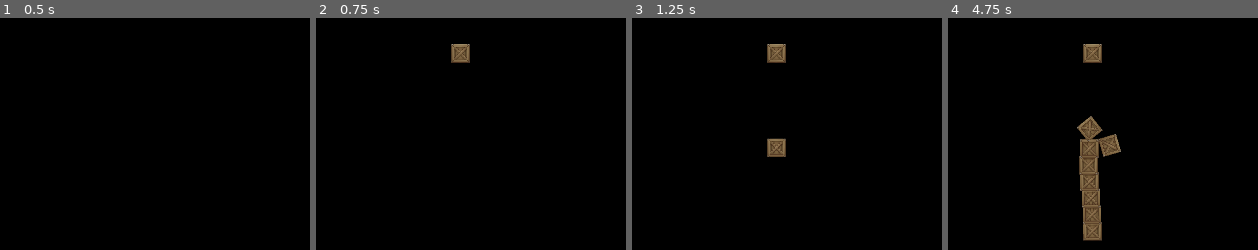
Above: before the commit, frames 1-4 (left to right).
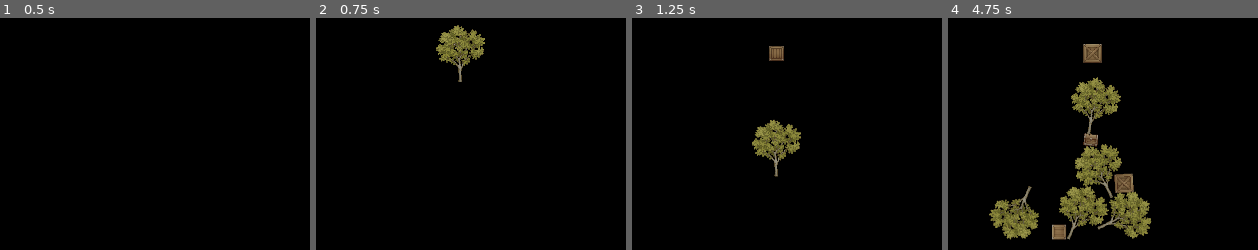
Above: after the commit, the same moments.

Repository: adudewithapc/piktiv-autumn-game-jam-2024
Game: Godot game, scene res://Scenes/Level.tscn
Two runs of this game, one before a commit and one after it. Both use one fixed random seed, a clock stepped at 60 frames per second and the inputs below. This scene is started directly instead of the project's main scene.
Inputs:
- Up to frame 1 (0.5 s): no input
- Up to frame 2 (0.75 s): tap Enter at 0.5 s; hold Right (first_move_right) from 0.53 s (still down)
- Up to frame 3 (1.25 s): keep holding Right (first_move_right); tap Space (jump) at 0.77 s
- Up to frame 4 (4.75 s): release Right (first_move_right) at 1.28 s; hold Left (first_move_left) 1.28-2.03 s; tap Space (jump) at 1.52, 3.02, 3.77, 4.52 s; hold Right (first_move_right) 2.03-3.53 s; hold Left (first_move_left) from 3.53 s (still down)

Frame 1 is identical in both runs. In frame 2, 1.8% of the frame differs, in the area x 38-55%, y 3-28%; in frame 3, 2.2%; in frame 4, 11%, in the area x 13-66%, y 25-97%.

Commit message:
More props

Diff:
--- a/Art/VillageProps/Props.tres
+++ b/Art/VillageProps/Props.tres
@@ -4,4 +4,4 @@
 
 [resource]
 atlas = ExtResource("1_bs0lw")
-region = Rect2(42, 19, 45, 45)
+region = Rect2(0, 0, 1024, 1024)
--- /dev/null
+++ b/Props/Block1.tscn
@@ -0,0 +1,20 @@
+[gd_scene load_steps=4 format=3 uid="uid://maxy7veb1cqc"]
+
+[ext_resource type="Texture2D" uid="uid://bk7u7jebxcug7" path="res://Art/VillageProps/Props.tres" id="1_dmfx1"]
+
+[sub_resource type="PhysicsMaterial" id="PhysicsMaterial_vdv4i"]
+
+[sub_resource type="RectangleShape2D" id="RectangleShape2D_mnmb7"]
+size = Vector2(42, 42)
+
+[node name="Block" type="RigidBody2D"]
+physics_material_override = SubResource("PhysicsMaterial_vdv4i")
+
+[node name="CollisionShape2D" type="CollisionShape2D" parent="."]
+shape = SubResource("RectangleShape2D_mnmb7")
+
+[node name="Sprite2D" type="Sprite2D" parent="CollisionShape2D"]
+texture_filter = 1
+texture = ExtResource("1_dmfx1")
+region_enabled = true
+region_rect = Rect2(42, 19, 45, 45)
--- /dev/null
+++ b/Props/Block2.tscn
@@ -0,0 +1,20 @@
+[gd_scene load_steps=4 format=3 uid="uid://bjbu5iodbknmp"]
+
+[ext_resource type="Texture2D" uid="uid://bk7u7jebxcug7" path="res://Art/VillageProps/Props.tres" id="1_hj0xs"]
+
+[sub_resource type="PhysicsMaterial" id="PhysicsMaterial_vdv4i"]
+
+[sub_resource type="RectangleShape2D" id="RectangleShape2D_mnmb7"]
+size = Vector2(36, 36)
+
+[node name="Block" type="RigidBody2D"]
+physics_material_override = SubResource("PhysicsMaterial_vdv4i")
+
+[node name="CollisionShape2D" type="CollisionShape2D" parent="."]
+shape = SubResource("RectangleShape2D_mnmb7")
+
+[node name="Sprite2D" type="Sprite2D" parent="CollisionShape2D"]
+texture_filter = 1
+texture = ExtResource("1_hj0xs")
+region_enabled = true
+region_rect = Rect2(127, 29, 35, 35)
--- a/Props/Block.tscn
+++ b/Props/Block3.tscn
@@ -1,11 +1,11 @@
-[gd_scene load_steps=4 format=3 uid="uid://maxy7veb1cqc"]
+[gd_scene load_steps=4 format=3 uid="uid://dbel08wa45ng"]
 
-[ext_resource type="Texture2D" uid="uid://bk7u7jebxcug7" path="res://Art/VillageProps/Props.tres" id="1_5vs32"]
+[ext_resource type="Texture2D" uid="uid://bk7u7jebxcug7" path="res://Art/VillageProps/Props.tres" id="1_a8r2g"]
 
 [sub_resource type="PhysicsMaterial" id="PhysicsMaterial_vdv4i"]
 
 [sub_resource type="RectangleShape2D" id="RectangleShape2D_mnmb7"]
-size = Vector2(40, 40)
+size = Vector2(42, 42)
 
 [node name="Block" type="RigidBody2D"]
 physics_material_override = SubResource("PhysicsMaterial_vdv4i")
@@ -15,4 +15,6 @@
 
 [node name="Sprite2D" type="Sprite2D" parent="CollisionShape2D"]
 texture_filter = 1
-texture = ExtResource("1_5vs32")
+texture = ExtResource("1_a8r2g")
+region_enabled = true
+region_rect = Rect2(42, 19, 45, 45)
--- /dev/null
+++ b/Props/Block4.tscn
@@ -0,0 +1,20 @@
+[gd_scene load_steps=4 format=3 uid="uid://daqd5l4054fcj"]
+
+[ext_resource type="Texture2D" uid="uid://bk7u7jebxcug7" path="res://Art/VillageProps/Props.tres" id="1_8cr27"]
+
+[sub_resource type="PhysicsMaterial" id="PhysicsMaterial_vdv4i"]
+
+[sub_resource type="RectangleShape2D" id="RectangleShape2D_mnmb7"]
+size = Vector2(42, 42)
+
+[node name="Block" type="RigidBody2D"]
+physics_material_override = SubResource("PhysicsMaterial_vdv4i")
+
+[node name="CollisionShape2D" type="CollisionShape2D" parent="."]
+shape = SubResource("RectangleShape2D_mnmb7")
+
+[node name="Sprite2D" type="Sprite2D" parent="CollisionShape2D"]
+texture_filter = 1
+texture = ExtResource("1_8cr27")
+region_enabled = true
+region_rect = Rect2(42, 19, 45, 45)
--- /dev/null
+++ b/Props/Block5.tscn
@@ -0,0 +1,20 @@
+[gd_scene load_steps=4 format=3 uid="uid://dacm6swif28pj"]
+
+[ext_resource type="Texture2D" uid="uid://bk7u7jebxcug7" path="res://Art/VillageProps/Props.tres" id="1_sllfq"]
+
+[sub_resource type="PhysicsMaterial" id="PhysicsMaterial_vdv4i"]
+
+[sub_resource type="RectangleShape2D" id="RectangleShape2D_mnmb7"]
+size = Vector2(42, 42)
+
+[node name="Block" type="RigidBody2D"]
+physics_material_override = SubResource("PhysicsMaterial_vdv4i")
+
+[node name="CollisionShape2D" type="CollisionShape2D" parent="."]
+shape = SubResource("RectangleShape2D_mnmb7")
+
+[node name="Sprite2D" type="Sprite2D" parent="CollisionShape2D"]
+texture_filter = 1
+texture = ExtResource("1_sllfq")
+region_enabled = true
+region_rect = Rect2(42, 19, 45, 45)
--- /dev/null
+++ b/Props/Block6.tscn
@@ -0,0 +1,20 @@
+[gd_scene load_steps=4 format=3 uid="uid://bpi7x8t3kyx6d"]
+
+[ext_resource type="Texture2D" uid="uid://bk7u7jebxcug7" path="res://Art/VillageProps/Props.tres" id="1_nvn8m"]
+
+[sub_resource type="PhysicsMaterial" id="PhysicsMaterial_vdv4i"]
+
+[sub_resource type="RectangleShape2D" id="RectangleShape2D_mnmb7"]
+size = Vector2(42, 42)
+
+[node name="Block" type="RigidBody2D"]
+physics_material_override = SubResource("PhysicsMaterial_vdv4i")
+
+[node name="CollisionShape2D" type="CollisionShape2D" parent="."]
+shape = SubResource("RectangleShape2D_mnmb7")
+
+[node name="Sprite2D" type="Sprite2D" parent="CollisionShape2D"]
+texture_filter = 1
+texture = ExtResource("1_nvn8m")
+region_enabled = true
+region_rect = Rect2(42, 19, 45, 45)
--- /dev/null
+++ b/Props/Chest1.tscn
@@ -0,0 +1,20 @@
+[gd_scene load_steps=4 format=3 uid="uid://cqjr21ifu8fle"]
+
+[ext_resource type="Texture2D" uid="uid://bk7u7jebxcug7" path="res://Art/VillageProps/Props.tres" id="1_54smu"]
+
+[sub_resource type="PhysicsMaterial" id="PhysicsMaterial_vdv4i"]
+
+[sub_resource type="RectangleShape2D" id="RectangleShape2D_mnmb7"]
+size = Vector2(32, 28)
+
+[node name="Block" type="RigidBody2D"]
+physics_material_override = SubResource("PhysicsMaterial_vdv4i")
+
+[node name="CollisionShape2D" type="CollisionShape2D" parent="."]
+shape = SubResource("RectangleShape2D_mnmb7")
+
+[node name="Sprite2D" type="Sprite2D" parent="CollisionShape2D"]
+texture_filter = 1
+texture = ExtResource("1_54smu")
+region_enabled = true
+region_rect = Rect2(30, 515, 35, 29)
--- a/Props/PropSpawner.tscn
+++ b/Props/PropSpawner.tscn
@@ -1,11 +1,14 @@
-[gd_scene load_steps=3 format=3 uid="uid://daoa5ikxr5k8b"]
+[gd_scene load_steps=6 format=3 uid="uid://daoa5ikxr5k8b"]
 
 [ext_resource type="Script" path="res://Props/PropSpawner.gd" id="1_dl1wr"]
-[ext_resource type="PackedScene" uid="uid://maxy7veb1cqc" path="res://Props/Block.tscn" id="2_n5vst"]
+[ext_resource type="PackedScene" uid="uid://maxy7veb1cqc" path="res://Props/Block1.tscn" id="2_n5vst"]
+[ext_resource type="PackedScene" uid="uid://bjbu5iodbknmp" path="res://Props/Block2.tscn" id="3_4iwx3"]
+[ext_resource type="PackedScene" uid="uid://cqjr21ifu8fle" path="res://Props/Chest1.tscn" id="4_fuggh"]
+[ext_resource type="PackedScene" uid="uid://vu6nx5dx518k" path="res://Props/Tree1.tscn" id="5_jabwh"]
 
 [node name="SpawnPosition" type="Marker2D"]
 script = ExtResource("1_dl1wr")
-propCollection = [ExtResource("2_n5vst")]
+propCollection = [ExtResource("2_n5vst"), ExtResource("3_4iwx3"), ExtResource("4_fuggh"), ExtResource("5_jabwh")]
 
 [node name="Timer" type="Timer" parent="."]
 wait_time = 0.5
--- /dev/null
+++ b/Props/Tree1.tscn
@@ -0,0 +1,17 @@
+[gd_scene load_steps=3 format=3 uid="uid://vu6nx5dx518k"]
+
+[ext_resource type="Texture2D" uid="uid://bk7u7jebxcug7" path="res://Art/VillageProps/Props.tres" id="1_54smu"]
+
+[sub_resource type="PhysicsMaterial" id="PhysicsMaterial_vdv4i"]
+
+[node name="Tree" type="RigidBody2D"]
+physics_material_override = SubResource("PhysicsMaterial_vdv4i")
+
+[node name="CollisionPolygon2D" type="CollisionPolygon2D" parent="."]
+polygon = PackedVector2Array(5, 35, 57, 3, 61, -35, 36, -58, 17, -58, -6, -71, -28, -57, -47, -49, -55, -22, -61, -10, -52, 15, -6, 34, -5, 68, 4, 68)
+
+[node name="Sprite2D" type="Sprite2D" parent="CollisionPolygon2D"]
+texture_filter = 1
+texture = ExtResource("1_54smu")
+region_enabled = true
+region_rect = Rect2(693, 471, 120, 138)
